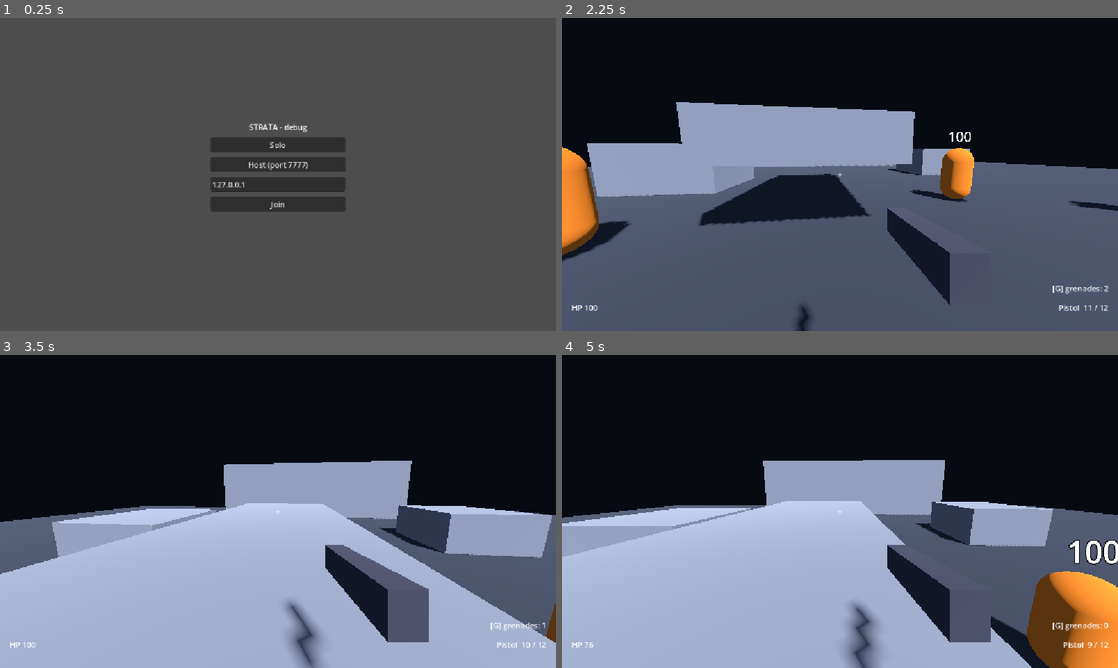
Above: before the commit, frames 1-4 (two rows, left to right).
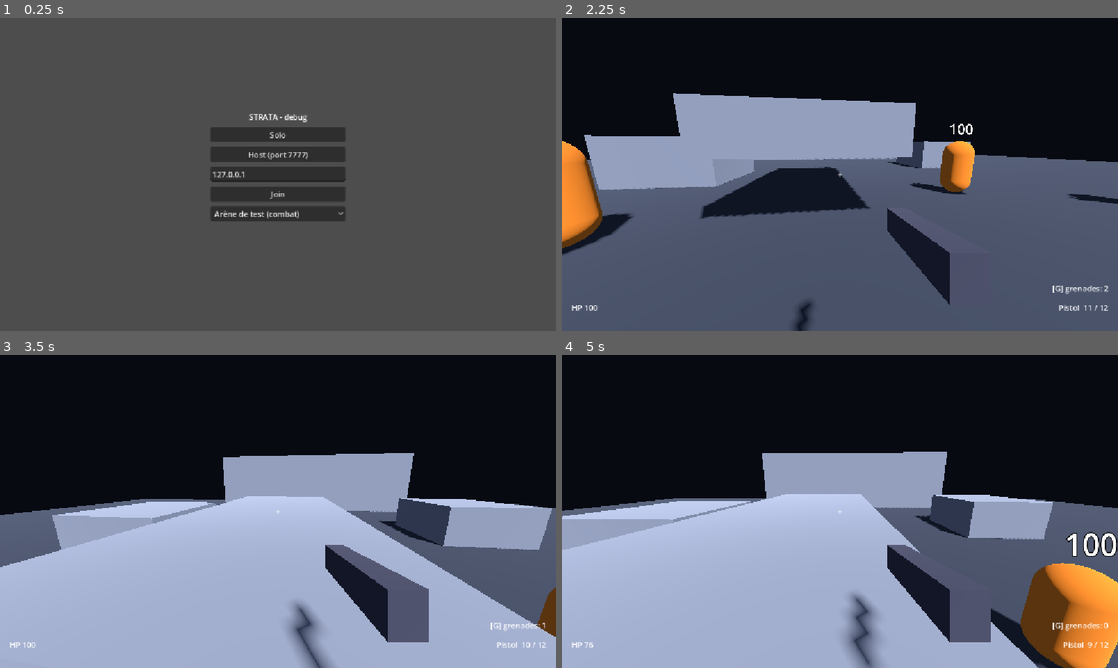
Above: after the commit, the same moments.

Repository: kyaminq-ui/Strata_FPS
Game: Godot game, scene res://game/main.tscn
Same seed, same stepped clock (60 frames per second), same inputs: the game is played once before the commit and once after it.
Inputs (mouse positions are in pixels of both pictures, inside the frame that each line leads up to):
- Up to frame 1 (0.25 s): no input
- Up to frame 2 (2.25 s): click (840, 215) at 0.5 s, where only the run after the commit has a clickable "Arène de test (combat)"; click "Solo" at 1.25 s; tap Enter at 2 s; move the mouse to (867, 174) at 2.02 s; press the mouse at (867, 174) at 2.03 s; hold W (move_forward) from 2.03 s (still down)
- Up to frame 3 (3.5 s): keep holding W (move_forward); tap Space (jump) at 2.27, 2.57, 3.02, 3.32 s; tap G (grenade) at 2.3, 2.85 s; move the mouse to (250, 511) at 2.77 s; release the mouse at (250, 511) at 2.78 s; click (250, 511) at 3.05 s
- Up to frame 4 (5 s): keep holding W (move_forward); move the mouse to (851, 505) at 3.52 s; tap Shift (dash) at 3.6 s; tap G (grenade) at 3.8 s; move the mouse to (834, 517) at 4.27 s; click (834, 517) at 4.35 s; tap Space (jump) at 4.52, 4.82 s

The runs differ from the first frame. In frame 1, 4.0% of the frame differs, in the area x 38-62%, y 30-65%; in frame 2, 7.4%; in frame 3, 7.5%; in frame 4, 8.5%, in the area x 0-100%, y 30-100%.

Commit message:
AI 3.6: three enemy archetypes (guard, agent, elite), mixed reinforcements, selectable infiltration arena with low crawl passage
Co-Authored-By: Claude Sonnet 5 <noreply@anthropic.com>

Diff:
--- /dev/null
+++ b/game/ai/elite.tres
@@ -0,0 +1,27 @@
+[gd_resource type="Resource" script_class="EnemyConfig" load_steps=2 format=3]
+
+[ext_resource type="Script" path="res://game/ai/enemy_config.gd" id="1"]
+
+[resource]
+script = ExtResource("1")
+display_name = "ELITE"
+body_color = Color(0.7, 0.25, 0.9, 1)
+max_health = 220.0
+walk_speed = 3.4
+investigate_speed = 4.0
+chase_speed = 6.5
+combat_speed = 4.5
+strafe_speed = 3.5
+preferred_distance = 9.0
+combat_distance = 16.0
+detect_time = 0.45
+view_distance = 26.0
+view_fov_degrees = 120.0
+search_time = 6.0
+alert_lose_time = 9.0
+silent_takedown = false
+damage = 10.0
+spread_degrees = 1.5
+fire_interval = 0.6
+reaction_time = 0.35
+attack_range = 50.0
--- a/game/ai/enemy.gd
+++ b/game/ai/enemy.gd
@@ -4,7 +4,6 @@
 ## Alert → Combat, enfants de $States), mort, respawn. Les clients interpolent `net_position` /
 ## `net_yaw` et affichent `net_state` + `Health.health` (répliqués).
 
-const BASE_COLOR := Color(0.85, 0.15, 0.15)
 const FLASH_COLOR := Color(1.0, 1.0, 1.0)
 const CORPSE_COLOR := Color(0.3, 0.3, 0.32)
 const CORPSE_ROTATION_X := -PI / 2.0  # capsule couchée
@@ -53,7 +52,7 @@
 func _ready() -> void:
 	add_to_group("enemies")
 	_layer = collision_layer
-	_material.albedo_color = BASE_COLOR
+	_material.albedo_color = config.body_color
 	_mesh.material_override = _material
 	_health.max_health = config.max_health
 	_health.reset()
@@ -87,17 +86,17 @@
 	var health := _health.health
 	var dead := health <= 0.0
 	_label.visible = not dead
-	_label.text = "%s %d" % [net_state, ceili(health)]
+	_label.text = "%s %s %d" % [config.display_name, net_state, ceili(health)]
 	_label.modulate = STATE_COLORS.get(net_state, Color.WHITE)
 	_mesh.rotation.x = CORPSE_ROTATION_X if dead else 0.0  # le cadavre reste visible, couché
 	_mesh.position.y = CORPSE_Y if dead else STANDING_Y
 	if dead:
 		_material.albedo_color = CORPSE_COLOR
 	elif _was_dead:
-		_material.albedo_color = BASE_COLOR
+		_material.albedo_color = config.body_color
 	elif _last_health > health:
 		_material.albedo_color = FLASH_COLOR
-		create_tween().tween_property(_material, "albedo_color", BASE_COLOR, config.flash_time)
+		create_tween().tween_property(_material, "albedo_color", config.body_color, config.flash_time)
 	_was_dead = dead
 	_last_health = health
 	if multiplayer.is_server():
@@ -125,7 +124,7 @@
 
 ## Élimination silencieuse (contrat lu par la mêlée) : ennemi non alerté attaqué dans le dos.
 func can_be_silenced(from: Vector3) -> bool:
-	if _health.is_dead() or not awareness.is_unaware():
+	if not config.silent_takedown or _health.is_dead() or not awareness.is_unaware():
 		return false
 	var to_attacker := (from - global_position) * Vector3(1.0, 0.0, 1.0)
 	return (-global_basis.z).dot(to_attacker.normalized()) <= config.takedown_back_dot
--- a/game/ai/enemy_config.gd
+++ b/game/ai/enemy_config.gd
@@ -1,6 +1,10 @@
 class_name EnemyConfig
 extends Resource
 ## Métriques d'un ennemi (tranche 3.1 : patrouille). Perception/combat s'ajouteront avec leurs tranches.
+
+@export_group("Identité")
+@export var display_name: String = "GARDE"
+@export var body_color: Color = Color(0.85, 0.15, 0.15)
 
 @export_group("Vie")
 @export var max_health: float = 80.0
@@ -39,11 +43,13 @@
 @export var retarget_distance: float = 0.25  # cible de navigation : on ne recalcule qu'au-delà
 
 @export_group("Infiltration")
+@export var silent_takedown: bool = true  # faux (élite) : le dos n'est pas une élimination silencieuse
 @export_range(-1.0, 1.0) var takedown_back_dot: float = -0.2  # attaquant derrière : cos(angle) <= ceci (≈ hors du demi-plan avant)
 @export var body_height: float = 0.3  # point visé sur un cadavre pour la ligne de vue
 
 @export_group("Tir")
-@export var damage: float = 8.0
+@export var damage: float = 8.0  # par plomb
+@export var pellets: int = 1
 @export var fire_interval: float = 0.9
 @export var reaction_time: float = 0.7  # vue continue avant le premier tir : le joueur peut réagir
 @export var spread_degrees: float = 3.0
--- a/game/ai/enemy_spawner.gd
+++ b/game/ai/enemy_spawner.gd
@@ -37,7 +37,7 @@
 	_cooldown_left = config.cooldown
 	var markers := points.get_children()
 	for i in mini(config.count, config.max_alive - _alive_units()):
-		var enemy := spawn({"id": _next_id, "position": (markers[i % markers.size()] as Marker3D).global_position}) as Enemy
+		var enemy := spawn({"id": _next_id, "type": i % config.unit_types.size() if not config.unit_types.is_empty() else -1, "position": (markers[i % markers.size()] as Marker3D).global_position}) as Enemy
 		_next_id += 1
 		if enemy:
 			enemy.awareness.force_alert(position)
@@ -48,6 +48,8 @@
 	enemy.name = "Reinforcement%d" % data.id
 	enemy.position = data.position
 	enemy.respawns = false
+	if data.type >= 0:
+		enemy.config = config.unit_types[data.type]
 	enemy.add_to_group("reinforcement_units")
 	return enemy
 
--- a/game/ai/enemy_weapon.gd
+++ b/game/ai/enemy_weapon.gd
@@ -38,26 +38,33 @@
 	var config := _enemy.config
 	_cooldown = config.fire_interval
 	var origin := _enemy.global_position + Vector3.UP * config.eye_height
-	var aim := target.global_position + Vector3.UP * config.target_height
-	var direction := _with_spread((aim - origin).normalized(), config.spread_degrees)
-	var end := origin + direction * config.attack_range
-	var query := PhysicsRayQueryParameters3D.create(origin, end, WORLD_MASK | PLAYER_MASK)
-	var hit := _enemy.get_world_3d().direct_space_state.intersect_ray(query)
-	if not hit.is_empty():
-		end = hit.position
-		var health := (hit.collider as Node).get_node_or_null("Health") as HealthComponent
-		if health:
-			health.take_damage(config.damage, 0)  # 0 = pas de tireur joueur
-	var start := _muzzle.global_position  # le trait part du canon (le tir, lui, part des yeux)
-	Tracer.spawn(_enemy.get_parent(), start, end)
-	_flash()
+	var aim_direction := (target.global_position + Vector3.UP * config.target_height - origin).normalized()
+	var space := _enemy.get_world_3d().direct_space_state
+	var ends := PackedVector3Array()
+	for i in config.pellets:
+		var direction := _with_spread(aim_direction, config.spread_degrees)
+		var end := origin + direction * config.attack_range
+		var hit := space.intersect_ray(PhysicsRayQueryParameters3D.create(origin, end, WORLD_MASK | PLAYER_MASK))
+		if not hit.is_empty():
+			end = hit.position
+			var health := (hit.collider as Node).get_node_or_null("Health") as HealthComponent
+			if health:
+				health.take_damage(config.damage, 0)  # 0 = pas de tireur joueur
+		ends.append(end)
+	var start := _muzzle.global_position  # les traits partent du canon (le tir, lui, part des yeux)
+	_show_shot_local(start, ends)
 	if not multiplayer.get_peers().is_empty():
-		show_shot.rpc(start, end)
+		show_shot.rpc(start, ends)
 
 
 @rpc("authority", "call_remote", "unreliable")
-func show_shot(from: Vector3, to: Vector3) -> void:
-	Tracer.spawn(_enemy.get_parent(), from, to)
+func show_shot(from: Vector3, ends: PackedVector3Array) -> void:
+	_show_shot_local(from, ends)
+
+
+func _show_shot_local(from: Vector3, ends: PackedVector3Array) -> void:
+	for end in ends:
+		Tracer.spawn(_enemy.get_parent(), from, end)
 	_flash()
 
 
--- /dev/null
+++ b/game/ai/infiltration_reinforcement.tres
@@ -0,0 +1,9 @@
+[gd_resource type="Resource" script_class="ReinforcementConfig" load_steps=4 format=3]
+
+[ext_resource type="Script" path="res://game/ai/reinforcement_config.gd" id="1"]
+[ext_resource type="Resource" path="res://game/ai/security_agent.tres" id="2"]
+[ext_resource type="Resource" path="res://game/ai/default_enemy.tres" id="3"]
+
+[resource]
+script = ExtResource("1")
+unit_types = Array[Object]([ExtResource("2"), ExtResource("3")])
--- a/game/ai/reinforcement_config.gd
+++ b/game/ai/reinforcement_config.gd
@@ -6,3 +6,5 @@
 @export var count: int = 2
 @export var cooldown: float = 60.0  # entre deux vagues
 @export var max_alive: int = 3
+## Archétypes des renforts, en alternance (vide = la config de la scène ennemie).
+@export var unit_types: Array[EnemyConfig] = []
--- /dev/null
+++ b/game/ai/security_agent.tres
@@ -0,0 +1,25 @@
+[gd_resource type="Resource" script_class="EnemyConfig" load_steps=2 format=3]
+
+[ext_resource type="Script" path="res://game/ai/enemy_config.gd" id="1"]
+
+[resource]
+script = ExtResource("1")
+display_name = "AGENT"
+body_color = Color(0.2, 0.35, 0.9, 1)
+max_health = 140.0
+walk_speed = 2.6
+investigate_speed = 3.2
+chase_speed = 5.0
+combat_speed = 4.5
+strafe_speed = 1.5
+preferred_distance = 5.0
+combat_distance = 10.0
+detect_time = 0.7
+view_distance = 16.0
+view_fov_degrees = 130.0
+damage = 4.0
+pellets = 6
+spread_degrees = 7.0
+fire_interval = 1.5
+reaction_time = 0.6
+attack_range = 25.0
--- a/game/main.gd
+++ b/game/main.gd
@@ -1,14 +1,20 @@
 extends Node
 ## Scène de démarrage (menu de debug). Crée le réseau AVANT l'arène : le client
 ## doit être « en connexion » quand l'arène entre dans l'arbre (voir docs/NETWORK.md).
-## Arguments de test (après --) : --solo | --host | --join=<adresse>
+## Arguments de test (après --) : --solo | --host | --join=<adresse> [--arena=infiltration]
+## Le host et le client doivent choisir la même arène.
 
-const ARENA := preload("res://game/world/arena_graybox.tscn")
+const ARENAS: Array[PackedScene] = [
+	preload("res://game/world/arena_graybox.tscn"),
+	preload("res://game/world/arena_infiltration.tscn"),
+]
+const ARENA_ARGS := {"graybox": 0, "infiltration": 1}
 
 var _arena: Node
 
 @onready var _menu: Control = $Menu
 @onready var _address: LineEdit = %Address
+@onready var _arena_picker: OptionButton = %ArenaPicker
 @onready var _status: Label = %Status
 
 
@@ -22,6 +28,9 @@
 
 
 func _apply_command_line() -> void:
+	for arg in OS.get_cmdline_user_args():  # --arena d'abord : il doit être connu avant le démarrage
+		if arg.begins_with("--arena=") and ARENA_ARGS.has(arg.trim_prefix("--arena=")):
+			_arena_picker.select(ARENA_ARGS[arg.trim_prefix("--arena=")])
 	for arg in OS.get_cmdline_user_args():
 		if arg == "--solo":
 			_start_solo()
@@ -51,7 +60,7 @@
 
 func _enter_arena() -> void:
 	_menu.hide()
-	_arena = ARENA.instantiate()
+	_arena = ARENAS[_arena_picker.selected].instantiate()
 	add_child(_arena)
 
 
--- a/game/main.tscn
+++ b/game/main.tscn
@@ -52,6 +52,16 @@
 layout_mode = 2
 text = "Join"
 
+[node name="ArenaPicker" type="OptionButton" parent="Menu/Center/VBox"]
+unique_name_in_owner = true
+layout_mode = 2
+selected = 0
+item_count = 2
+popup/item_0/text = "Arène de test (combat)"
+popup/item_0/id = 0
+popup/item_1/text = "Arène d'infiltration"
+popup/item_1/id = 1
+
 [node name="Status" type="Label" parent="Menu/Center/VBox" unique_id=2108424720]
 unique_name_in_owner = true
 layout_mode = 2
--- /dev/null
+++ b/game/world/arena_infiltration.tscn
@@ -0,0 +1,360 @@
+[gd_scene load_steps=40 format=3]
+
+[ext_resource type="Script" path="res://game/multiplayer/player_spawner.gd" id="ps"]
+[ext_resource type="Script" path="res://game/multiplayer/grenade_spawner.gd" id="gs"]
+[ext_resource type="PackedScene" path="res://game/ai/enemy.tscn" id="enemy"]
+[ext_resource type="Script" path="res://game/ai/nav_baker.gd" id="nav"]
+[ext_resource type="Script" path="res://game/ai/noise_bus.gd" id="noise"]
+[ext_resource type="Script" path="res://game/ai/enemy_spawner.gd" id="spawner"]
+[ext_resource type="Resource" path="res://game/ai/infiltration_reinforcement.tres" id="rcfg"]
+[ext_resource type="Resource" path="res://game/ai/security_agent.tres" id="cfg_agent"]
+[ext_resource type="Resource" path="res://game/ai/elite.tres" id="cfg_elite"]
+
+[sub_resource type="Environment" id="env"]
+background_mode = 1
+background_color = Color(0.03, 0.04, 0.07, 1)
+ambient_light_source = 2
+ambient_light_color = Color(0.5, 0.55, 0.7, 1)
+ambient_light_energy = 0.6
+
+[sub_resource type="StandardMaterial3D" id="mat_floor"]
+albedo_color = Color(0.22, 0.24, 0.28, 1)
+
+[sub_resource type="StandardMaterial3D" id="mat_block"]
+albedo_color = Color(0.5, 0.52, 0.56, 1)
+
+[sub_resource type="StandardMaterial3D" id="mat_terminal"]
+shading_mode = 0
+albedo_color = Color(0.2, 0.9, 1, 1)
+
+[sub_resource type="NavigationMesh" id="navmesh"]
+geometry_parsed_geometry_type = 1
+geometry_collision_mask = 1
+agent_height = 2.0
+agent_radius = 0.5
+
+[sub_resource type="BoxMesh" id="m_1_2p7_3"]
+size = Vector3(1, 2.7, 3)
+
+[sub_resource type="BoxShape3D" id="s_1_2p7_3"]
+size = Vector3(1, 2.7, 3)
+
+[sub_resource type="BoxMesh" id="m_1_4_9"]
+size = Vector3(1, 4, 9)
+
+[sub_resource type="BoxShape3D" id="s_1_4_9"]
+size = Vector3(1, 4, 9)
+
+[sub_resource type="BoxMesh" id="m_1_4_10"]
+size = Vector3(1, 4, 10)
+
+[sub_resource type="BoxShape3D" id="s_1_4_10"]
+size = Vector3(1, 4, 10)
+
+[sub_resource type="BoxMesh" id="m_1p2_1p5_1p2"]
+size = Vector3(1.2, 1.5, 1.2)
+
+[sub_resource type="BoxShape3D" id="s_1p2_1p5_1p2"]
+size = Vector3(1.2, 1.5, 1.2)
+
+[sub_resource type="BoxMesh" id="m_2_1p2_2"]
+size = Vector3(2, 1.2, 2)
+
+[sub_resource type="BoxShape3D" id="s_2_1p2_2"]
+size = Vector3(2, 1.2, 2)
+
+[sub_resource type="BoxMesh" id="m_4_2_4"]
+size = Vector3(4, 2, 4)
+
+[sub_resource type="BoxShape3D" id="s_4_2_4"]
+size = Vector3(4, 2, 4)
+
+[sub_resource type="BoxMesh" id="m_9_4_1"]
+size = Vector3(9, 4, 1)
+
+[sub_resource type="BoxShape3D" id="s_9_4_1"]
+size = Vector3(9, 4, 1)
+
+[sub_resource type="BoxMesh" id="m_24_4_1"]
+size = Vector3(24, 4, 1)
+
+[sub_resource type="BoxShape3D" id="s_24_4_1"]
+size = Vector3(24, 4, 1)
+
+[sub_resource type="BoxMesh" id="m_50_1_50"]
+size = Vector3(50, 1, 50)
+
+[sub_resource type="BoxShape3D" id="s_50_1_50"]
+size = Vector3(50, 1, 50)
+
+[node name="ArenaInfiltration" type="Node3D"]
+
+[node name="WorldEnvironment" type="WorldEnvironment" parent="."]
+environment = SubResource("env")
+
+[node name="Sun" type="DirectionalLight3D" parent="."]
+transform = Transform3D(0.866, -0.383, 0.321, 0, 0.643, 0.766, -0.5, -0.663, 0.557, 0, 10, 0)
+shadow_enabled = true
+
+[node name="World" type="Node3D" parent="."]
+
+[node name="Floor" type="StaticBody3D" parent="World"]
+transform = Transform3D(1, 0, 0, 0, 1, 0, 0, 0, 1, 0, -0.5, 0)
+
+[node name="Mesh" type="MeshInstance3D" parent="World/Floor"]
+mesh = SubResource("m_50_1_50")
+surface_material_override/0 = SubResource("mat_floor")
+
+[node name="Shape" type="CollisionShape3D" parent="World/Floor"]
+shape = SubResource("s_50_1_50")
+
+[node name="SouthL" type="StaticBody3D" parent="World"]
+transform = Transform3D(1, 0, 0, 0, 1, 0, 0, 0, 1, -7.5, 2, 4)
+
+[node name="Mesh" type="MeshInstance3D" parent="World/SouthL"]
+mesh = SubResource("m_9_4_1")
+surface_material_override/0 = SubResource("mat_block")
+
+[node name="Shape" type="CollisionShape3D" parent="World/SouthL"]
+shape = SubResource("s_9_4_1")
+
+[node name="SouthR" type="StaticBody3D" parent="World"]
+transform = Transform3D(1, 0, 0, 0, 1, 0, 0, 0, 1, 7.5, 2, 4)
+
+[node name="Mesh" type="MeshInstance3D" parent="World/SouthR"]
+mesh = SubResource("m_9_4_1")
+surface_material_override/0 = SubResource("mat_block")
+
+[node name="Shape" type="CollisionShape3D" parent="World/SouthR"]
+shape = SubResource("s_9_4_1")
+
+[node name="North" type="StaticBody3D" parent="World"]
+transform = Transform3D(1, 0, 0, 0, 1, 0, 0, 0, 1, 0, 2, -18)
+
+[node name="Mesh" type="MeshInstance3D" parent="World/North"]
+mesh = SubResource("m_24_4_1")
+surface_material_override/0 = SubResource("mat_block")
+
+[node name="Shape" type="CollisionShape3D" parent="World/North"]
+shape = SubResource("s_24_4_1")
+
+[node name="EastA" type="StaticBody3D" parent="World"]
+transform = Transform3D(1, 0, 0, 0, 1, 0, 0, 0, 1, 12, 2, -13.5)
+
+[node name="Mesh" type="MeshInstance3D" parent="World/EastA"]
+mesh = SubResource("m_1_4_9")
+surface_material_override/0 = SubResource("mat_block")
+
+[node name="Shape" type="CollisionShape3D" parent="World/EastA"]
+shape = SubResource("s_1_4_9")
+
+[node name="EastB" type="StaticBody3D" parent="World"]
+transform = Transform3D(1, 0, 0, 0, 1, 0, 0, 0, 1, 12, 2, -1)
+
+[node name="Mesh" type="MeshInstance3D" parent="World/EastB"]
+mesh = SubResource("m_1_4_10")
+surface_material_override/0 = SubResource("mat_block")
+
+[node name="Shape" type="CollisionShape3D" parent="World/EastB"]
+shape = SubResource("s_1_4_10")
+
+[node name="WestA" type="StaticBody3D" parent="World"]
+transform = Transform3D(1, 0, 0, 0, 1, 0, 0, 0, 1, -12, 2, -13.5)
+
+[node name="Mesh" type="MeshInstance3D" parent="World/WestA"]
+mesh = SubResource("m_1_4_9")
+surface_material_override/0 = SubResource("mat_block")
+
+[node name="Shape" type="CollisionShape3D" parent="World/WestA"]
+shape = SubResource("s_1_4_9")
+
+[node name="WestB" type="StaticBody3D" parent="World"]
+transform = Transform3D(1, 0, 0, 0, 1, 0, 0, 0, 1, -12, 2, -1)
+
+[node name="Mesh" type="MeshInstance3D" parent="World/WestB"]
+mesh = SubResource("m_1_4_10")
+surface_material_override/0 = SubResource("mat_block")
+
+[node name="Shape" type="CollisionShape3D" parent="World/WestB"]
+shape = SubResource("s_1_4_10")
+
+[node name="WestLintel" type="StaticBody3D" parent="World"]
+transform = Transform3D(1, 0, 0, 0, 1, 0, 0, 0, 1, -12, 2.65, -7.5)
+
+[node name="Mesh" type="MeshInstance3D" parent="World/WestLintel"]
+mesh = SubResource("m_1_2p7_3")
+surface_material_override/0 = SubResource("mat_block")
+
+[node name="Shape" type="CollisionShape3D" parent="World/WestLintel"]
+shape = SubResource("s_1_2p7_3")
+
+[node name="CenterBlock" type="StaticBody3D" parent="World"]
+transform = Transform3D(1, 0, 0, 0, 1, 0, 0, 0, 1, 0, 1, -8)
+
+[node name="Mesh" type="MeshInstance3D" parent="World/CenterBlock"]
+mesh = SubResource("m_4_2_4")
+surface_material_override/0 = SubResource("mat_block")
+
+[node name="Shape" type="CollisionShape3D" parent="World/CenterBlock"]
+shape = SubResource("s_4_2_4")
+
+[node name="Terminal" type="StaticBody3D" parent="World"]
+transform = Transform3D(1, 0, 0, 0, 1, 0, 0, 0, 1, 0, 0.75, -15)
+
+[node name="Mesh" type="MeshInstance3D" parent="World/Terminal"]
+mesh = SubResource("m_1p2_1p5_1p2")
+surface_material_override/0 = SubResource("mat_terminal")
+
+[node name="Shape" type="CollisionShape3D" parent="World/Terminal"]
+shape = SubResource("s_1p2_1p5_1p2")
+
+[node name="CrateA" type="StaticBody3D" parent="World"]
+transform = Transform3D(1, 0, 0, 0, 1, 0, 0, 0, 1, -8, 0.6, 12)
+
+[node name="Mesh" type="MeshInstance3D" parent="World/CrateA"]
+mesh = SubResource("m_2_1p2_2")
+surface_material_override/0 = SubResource("mat_block")
+
+[node name="Shape" type="CollisionShape3D" parent="World/CrateA"]
+shape = SubResource("s_2_1p2_2")
+
+[node name="CrateB" type="StaticBody3D" parent="World"]
+transform = Transform3D(1, 0, 0, 0, 1, 0, 0, 0, 1, 8, 0.6, 14)
+
+[node name="Mesh" type="MeshInstance3D" parent="World/CrateB"]
+mesh = SubResource("m_2_1p2_2")
+surface_material_override/0 = SubResource("mat_block")
+
+[node name="Shape" type="CollisionShape3D" parent="World/CrateB"]
+shape = SubResource("s_2_1p2_2")
+
+[node name="CrateC" type="StaticBody3D" parent="World"]
+transform = Transform3D(1, 0, 0, 0, 1, 0, 0, 0, 1, 0, 0.6, 10)
+
+[node name="Mesh" type="MeshInstance3D" parent="World/CrateC"]
+mesh = SubResource("m_2_1p2_2")
+surface_material_override/0 = SubResource("mat_block")
+
+[node name="Shape" type="CollisionShape3D" parent="World/CrateC"]
+shape = SubResource("s_2_1p2_2")
+
+[node name="CrateD" type="StaticBody3D" parent="World"]
+transform = Transform3D(1, 0, 0, 0, 1, 0, 0, 0, 1, -18, 0.6, -2)
+
+[node name="Mesh" type="MeshInstance3D" parent="World/CrateD"]
+mesh = SubResource("m_2_1p2_2")
+surface_material_override/0 = SubResource("mat_block")
+
+[node name="Shape" type="CollisionShape3D" parent="World/CrateD"]
+shape = SubResource("s_2_1p2_2")
+
+[node name="CrateE" type="StaticBody3D" parent="World"]
+transform = Transform3D(1, 0, 0, 0, 1, 0, 0, 0, 1, 18, 0.6, -12)
+
+[node name="Mesh" type="MeshInstance3D" parent="World/CrateE"]
+mesh = SubResource("m_2_1p2_2")
+surface_material_override/0 = SubResource("mat_block")
+
+[node name="Shape" type="CollisionShape3D" parent="World/CrateE"]
+shape = SubResource("s_2_1p2_2")
+
+[node name="NavRegion" type="NavigationRegion3D" parent="."]
+navigation_mesh = SubResource("navmesh")
+script = ExtResource("nav")
+
+[node name="NoiseBus" type="Node" parent="."]
+script = ExtResource("noise")
+
+[node name="PatrolRoutes" type="Node3D" parent="."]
+
+[node name="RouteGate" type="Node3D" parent="PatrolRoutes"]
+
+[node name="P1" type="Marker3D" parent="PatrolRoutes/RouteGate"]
+transform = Transform3D(1, 0, 0, 0, 1, 0, 0, 0, 1, -7, 0, 1)
+
+[node name="P2" type="Marker3D" parent="PatrolRoutes/RouteGate"]
+transform = Transform3D(1, 0, 0, 0, 1, 0, 0, 0, 1, 7, 0, 1)
+
+[node name="RouteEast" type="Node3D" parent="PatrolRoutes"]
+
+[node name="P1" type="Marker3D" parent="PatrolRoutes/RouteEast"]
+transform = Transform3D(1, 0, 0, 0, 1, 0, 0, 0, 1, 16, 0, 3)
+
+[node name="P2" type="Marker3D" parent="PatrolRoutes/RouteEast"]
+transform = Transform3D(1, 0, 0, 0, 1, 0, 0, 0, 1, 16, 0, -14)
+
+[node name="RouteAgent" type="Node3D" parent="PatrolRoutes"]
+
+[node name="P1" type="Marker3D" parent="PatrolRoutes/RouteAgent"]
+transform = Transform3D(1, 0, 0, 0, 1, 0, 0, 0, 1, -6, 0, -4)
+
+[node name="P2" type="Marker3D" parent="PatrolRoutes/RouteAgent"]
+transform = Transform3D(1, 0, 0, 0, 1, 0, 0, 0, 1, 6, 0, -4)
+
+[node name="P3" type="Marker3D" parent="PatrolRoutes/RouteAgent"]
+transform = Transform3D(1, 0, 0, 0, 1, 0, 0, 0, 1, 6, 0, -13)
+
+[node name="P4" type="Marker3D" parent="PatrolRoutes/RouteAgent"]
+transform = Transform3D(1, 0, 0, 0, 1, 0, 0, 0, 1, -6, 0, -13)
+
+[node name="RouteElite" type="Node3D" parent="PatrolRoutes"]
+
+[node name="P1" type="Marker3D" parent="PatrolRoutes/RouteElite"]
+transform = Transform3D(1, 0, 0, 0, 1, 0, 0, 0, 1, -5, 0, -15)
+
+[node name="P2" type="Marker3D" parent="PatrolRoutes/RouteElite"]
+transform = Transform3D(1, 0, 0, 0, 1, 0, 0, 0, 1, 5, 0, -15)
+
+[node name="ReinforcementPoints" type="Node3D" parent="."]
+
+[node name="R1" type="Marker3D" parent="ReinforcementPoints"]
+transform = Transform3D(1, 0, 0, 0, 1, 0, 0, 0, 1, 22, 0, 22)
+
+[node name="R2" type="Marker3D" parent="ReinforcementPoints"]
+transform = Transform3D(1, 0, 0, 0, 1, 0, 0, 0, 1, -22, 0, 22)
+
+[node name="Enemies" type="Node3D" parent="."]
+
+[node name="Reinforcements" type="MultiplayerSpawner" parent="." node_paths=PackedStringArray("points")]
+spawn_path = NodePath("../Enemies")
+script = ExtResource("spawner")
+config = ExtResource("rcfg")
+points = NodePath("../ReinforcementPoints")
+
+[node name="GuardGate" parent="Enemies" node_paths=PackedStringArray("route") instance=ExtResource("enemy")]
+transform = Transform3D(1, 0, 0, 0, 1, 0, 0, 0, 1, -7, 0, 1)
+route = NodePath("../../PatrolRoutes/RouteGate")
+
+[node name="GuardEast" parent="Enemies" node_paths=PackedStringArray("route") instance=ExtResource("enemy")]
+transform = Transform3D(1, 0, 0, 0, 1, 0, 0, 0, 1, 16, 0, 3)
+route = NodePath("../../PatrolRoutes/RouteEast")
+
+[node name="AgentHall" parent="Enemies" node_paths=PackedStringArray("route") instance=ExtResource("enemy")]
+transform = Transform3D(1, 0, 0, 0, 1, 0, 0, 0, 1, -6, 0, -4)
+config = ExtResource("cfg_agent")
+route = NodePath("../../PatrolRoutes/RouteAgent")
+
+[node name="EliteTerminal" parent="Enemies" node_paths=PackedStringArray("route") instance=ExtResource("enemy")]
+transform = Transform3D(1, 0, 0, 0, 1, 0, 0, 0, 1, -5, 0, -15)
+config = ExtResource("cfg_elite")
+route = NodePath("../../PatrolRoutes/RouteElite")
+
+[node name="SpawnPoints" type="Node3D" parent="."]
+
+[node name="Spawn1" type="Marker3D" parent="SpawnPoints" groups=["spawn_points"]]
+transform = Transform3D(1, 0, 0, 0, 1, 0, 0, 0, 1, -2, 0.1, 20)
+
+[node name="Spawn2" type="Marker3D" parent="SpawnPoints" groups=["spawn_points"]]
+transform = Transform3D(1, 0, 0, 0, 1, 0, 0, 0, 1, 2, 0.1, 20)
+
+[node name="Players" type="Node3D" parent="."]
+[node name="Grenades" type="Node3D" parent="."]
+
+[node name="GrenadeSpawner" type="MultiplayerSpawner" parent="."]
+spawn_path = NodePath("../Grenades")
+script = ExtResource("gs")
+
+[node name="PlayerSpawner" type="MultiplayerSpawner" parent="."]
+spawn_path = NodePath("../Players")
+script = ExtResource("ps")
+spawn_points_path = NodePath("../SpawnPoints")
--- /dev/null
+++ b/tests/net_probe_types.gd
@@ -0,0 +1,34 @@
+extends SceneTree
+## Sonde réseau (headless) : le client rejoint l'arène d'infiltration et journalise les ennemis
+## (archétype, état, santé, position) tels qu'il les voit.
+## Usage : godot --headless --path . -s tests/net_probe_types.gd -- --arena=infiltration --join=127.0.0.1
+
+const SETTLE_SECONDS := 2.0
+const LOG_INTERVAL := 2.0
+const END_SECONDS := 12.0
+
+var _elapsed := 0.0
+var _next_log := SETTLE_SECONDS
+var _main: Node
+
+
+func _initialize() -> void:
+	_main = load("res://game/main.tscn").instantiate()
+	root.add_child(_main)
+
+
+func _process(delta: float) -> bool:
+	_elapsed += delta
+	if _elapsed >= _next_log:
+		_next_log += LOG_INTERVAL
+		var parts: PackedStringArray = []
+		var enemies := _main.get_node_or_null("ArenaInfiltration/Enemies")
+		if enemies:
+			for enemy in enemies.get_children():
+				if enemy is Enemy:
+					var p: Vector3 = enemy.global_position
+					parts.append("%s[%s %s hp=%d (%.0f,%.0f)]" % [enemy.name, enemy.config.display_name, enemy.net_state, enemy.get_node("Health").health, p.x, p.z])
+		print("[types probe] t=%.0f %s" % [_elapsed, " ".join(parts)])
+	if _elapsed >= END_SECONDS:
+		quit()
+	return false
Not shown, changed: docs/DECISIONS.md
Not shown, changed: docs/NEXTSTEPS.md
Not shown, changed: docs/ROADMAP.md
Not shown, changed: docs/TASKS.md
